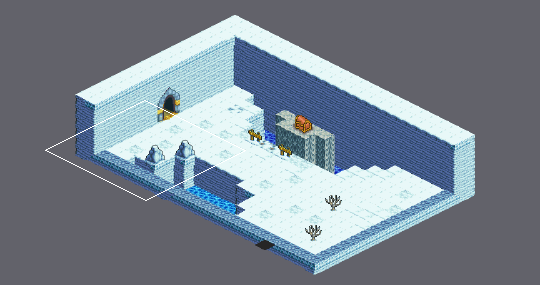
An edit to a level. Tiled map, Final_Fantasy_Mystery_World/Game/assets/maps/Quest1_Cassio.tmx. The first picture is a wide view before the edit; the outline marks the close-up.
Close-up. Earlier state:
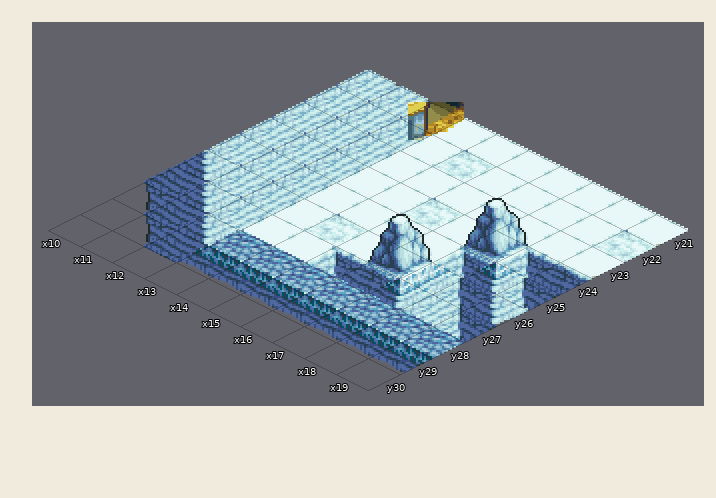
Cells are 32x16 px. Isometric: x runs down to the right, y down to the left. Shown: x 10..19, y 21..30.
After:
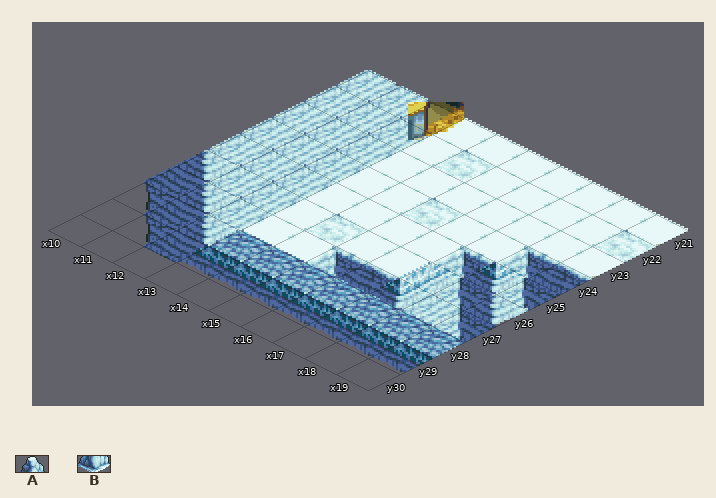
Key: from "ques1_tileset": A 190, B 211.
_ is an empty cell.
From the commit log: all rocks quest 2 added
What changed:
Layer "Enviorment":
y 23: x 16 A -> _
y 24: x 17 B -> _
y 25: x 15 A -> _
y 26: x 16 B -> _
Boxes around the changes in both close-ups, in picture pixels (x1, y1, x2, y2):
removed: (464, 198, 528, 262)
removed: (368, 214, 432, 278)
